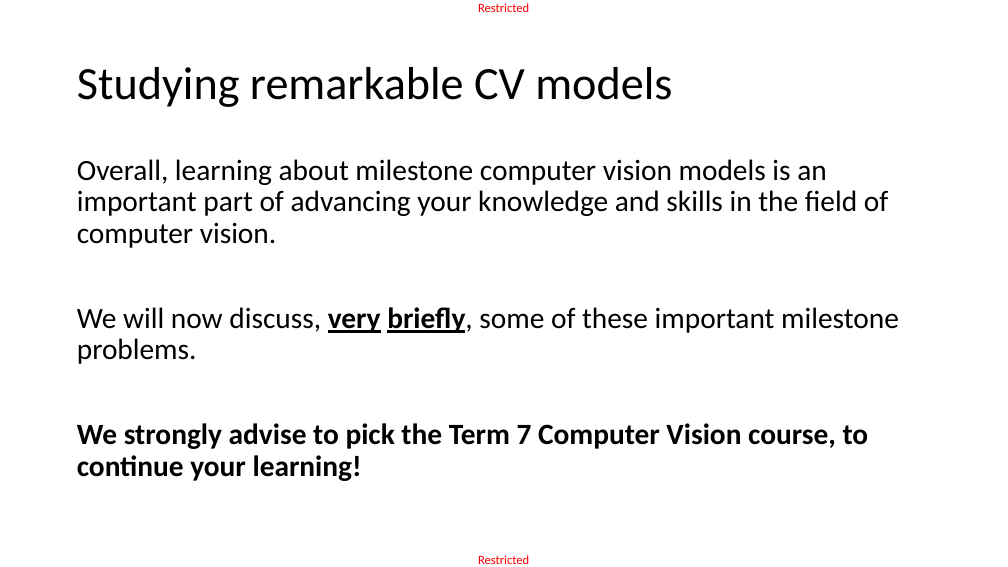
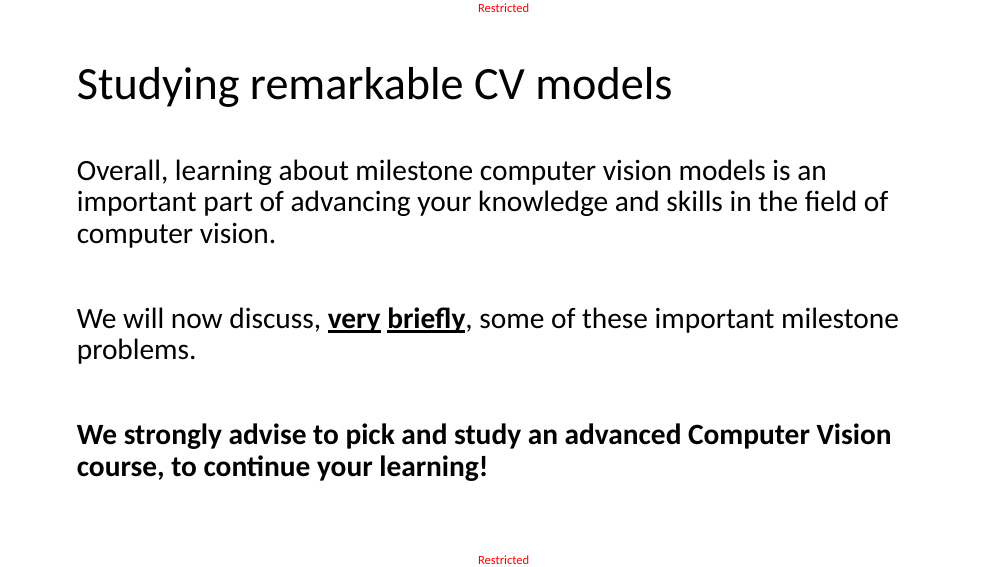
Before and after one commit to matthieudemari/SUTD_ACAD_DL-CV, a slide deck: slide 14 of Day 3 Part 3/D1P3.pptx. Drawn at 1008x567 pixels with LibreOffice and Linux fonts; fonts in the diff are those of the drawing. Boxes give left, top, right and bottom in pixels: in the first picture for what was removed or moved away, otherwise in the second. Text is boxed around its words. In the diff, an @@ line names an element or a change of style, - is before the commit and + after.

```diff
--- a/Day 3 Part 3/D1P3.pptx
+++ b/Day 3 Part 3/D1P3.pptx
@@ text at box(77, 423, 892, 481): text changed @@
-We strongly advise to pick the Term 7 Computer Vision course, to continue your learning!
+We strongly advise to pick and study an advanced Computer Vision course, to continue your learning!
```
Also in this commit, not shown: 19 other files.
